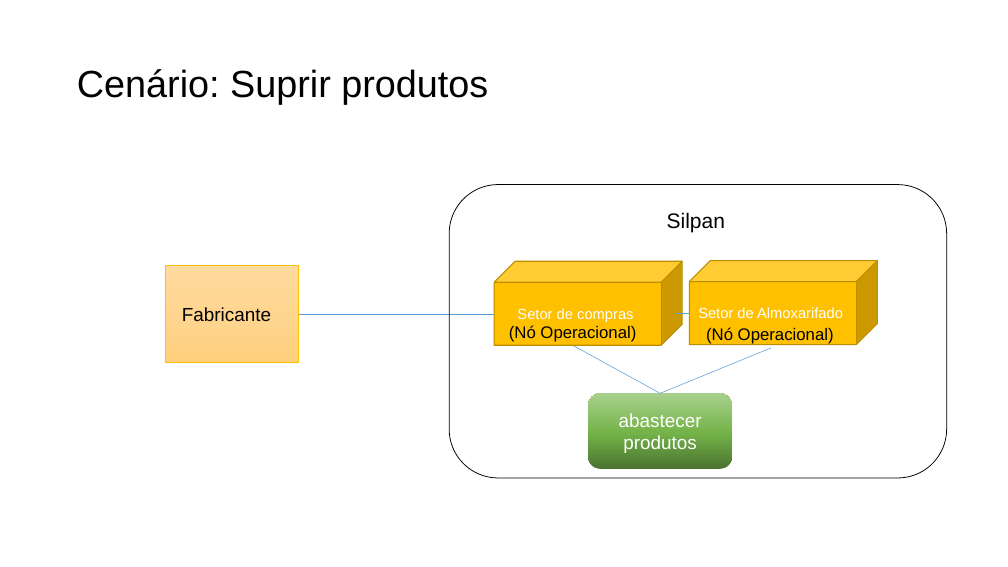
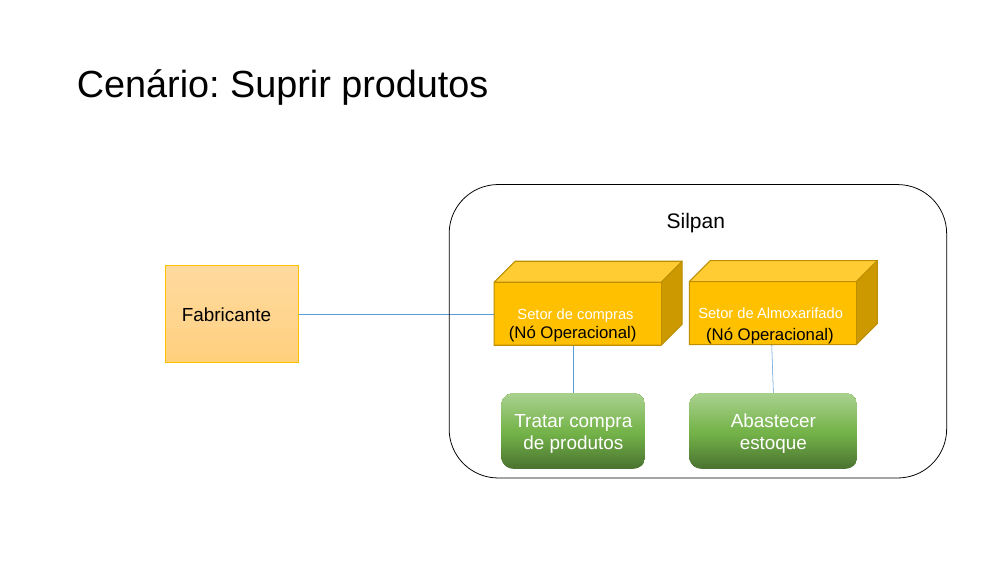
Before and after one commit to Systematicos/FindingApp, a slide deck: slide 7 of Documentation/15._Arquitetura_de_Negócio_para_cada_Cenário.pptx (slide 6 before the commit). Drawn at 1008x567 pixels with LibreOffice and Linux fonts; fonts in the diff are those of the drawing. Boxes give left, top, right and bottom in pixels: in the first picture for what was removed or moved away, otherwise in the second. Text is boxed around its words. In the diff, an @@ line names an element or a change of style, - is before the commit and + after.

```diff
--- a/Documentation/15._Arquitetura_de_Negócio_para_cada_Cenário.pptx
+++ b/Documentation/15._Arquitetura_de_Negócio_para_cada_Cenário.pptx
@@ line moved from (574, 346) - (660, 393) to (574, 318) - (574, 393) @@
@@ line removed from (676, 313) to (690, 313) @@
@@ line moved from (771, 348) - (660, 393) to (771, 320) - (774, 393) @@
@@ rounded rectangle "Tratar compra de produtos": place and size @@
-rounded rectangle "Tratar compra de produtos" at <box>588,393,732,469</box>
+rounded rectangle "Tratar compra de produtos" at <box>501,393,645,469</box>
@@ text in rounded rectangle at <box>514,414,632,453</box>: text changed @@
-abastecer produtos
+Tratar compra de produtos
@@ rounded rectangle added at <box>690,393,858,469</box>, fill gradient #4B7430 to #74B349 to #A9D18E, 18 pt, text #FFFFFF @@
+Abastecer estoque
```
Also in this commit, not shown: 2 other slides changed, 1 slide added, 1 other file.
